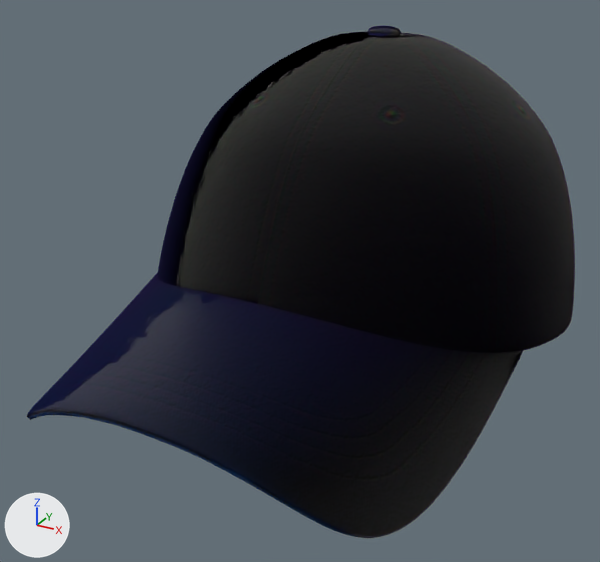
An edit to the glTF model site/models/cap.glb, drawn before and after from the same camera.
One viewpoint serves both versions: a camera (50 mm lens) standing at (148.0, -319.0, 159.0) and looking at (-6.0, -39.0, 19.0). Lighting does not change. The marker at lower left points along +X, +Y and +Z. The first picture is the older version. Where no turn or scale is listed for an object, it has been applied to the vertices.

Objects in the first picture: 'baseballCap'.
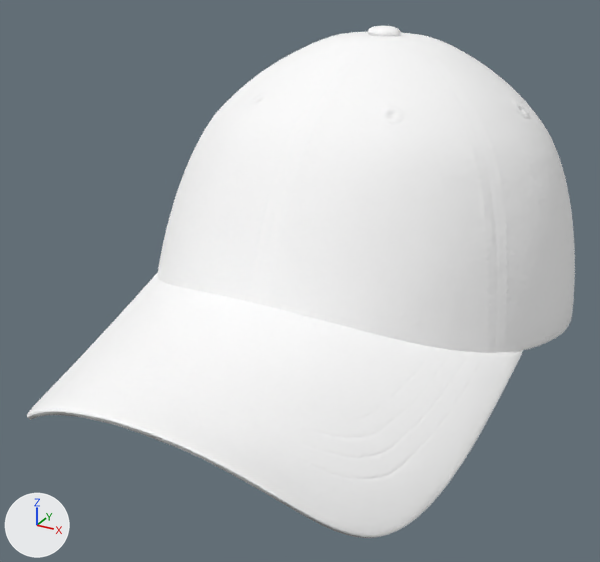
Location of each change, [x1, y1, x2, y2] in pixels of the pictures (600 x 562 px):
'baseballCap', surface changed (lighter)
    both: [27, 26, 575, 538]

The change, as a list of edits to the scene's bpy script:
```text
Change img_image_0:
    img_image_0: load_image('Image_0', '_unpacked/Image_0', 1024, 1024, 'sRGB') -> load_image('Image_0', '_unpacked/Image_0', 1024, 1024, 'Non-Color')
Change mat_baseballcap:
    remove # nodes: BsdfPrincipled, NormalMap, OutputMaterial, TexImage x3
    nodes: BsdfPrincipled, Math x2, NormalMap, OutputMaterial, SeparateColor, TexImage x4
    colours: white #ffffff
```
